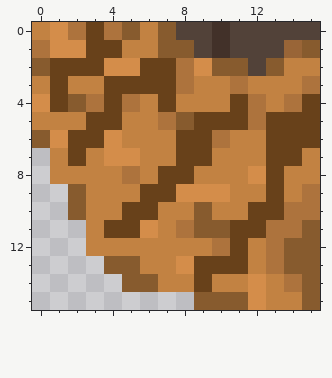
A pixel-art sprite gets an edit: defaultresources/global/images/tiles/Berg(U-L).png. This is how it looked before the edit.
The file is 16x16 pixels.
The same view after the edit:
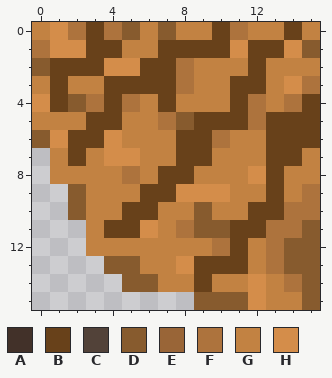
Palette (. is transparent): A #423129  B #68411a  C #524239  D #875b2e  E #996537  F #ad733d  G #c28242  H #d48d4a
Difference:
Changed rows in their new state; - is an unchanged pixel.
first column x 7:
 0 -GGBFGGBG
 1 BBBBHBBH-
 2 --GGGBG--
 3 ----BB-H-
Changed places in both pictures, as pixel boxes (x1, y1, x2, y2):
changed: (158, 22, 320, 94)
